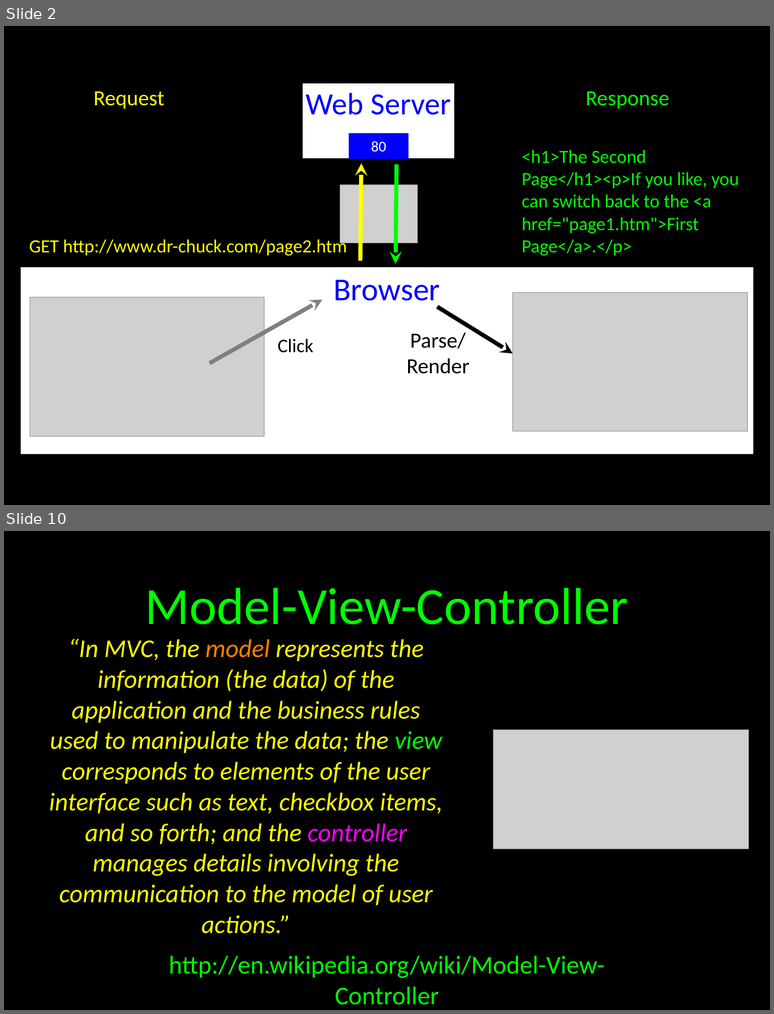
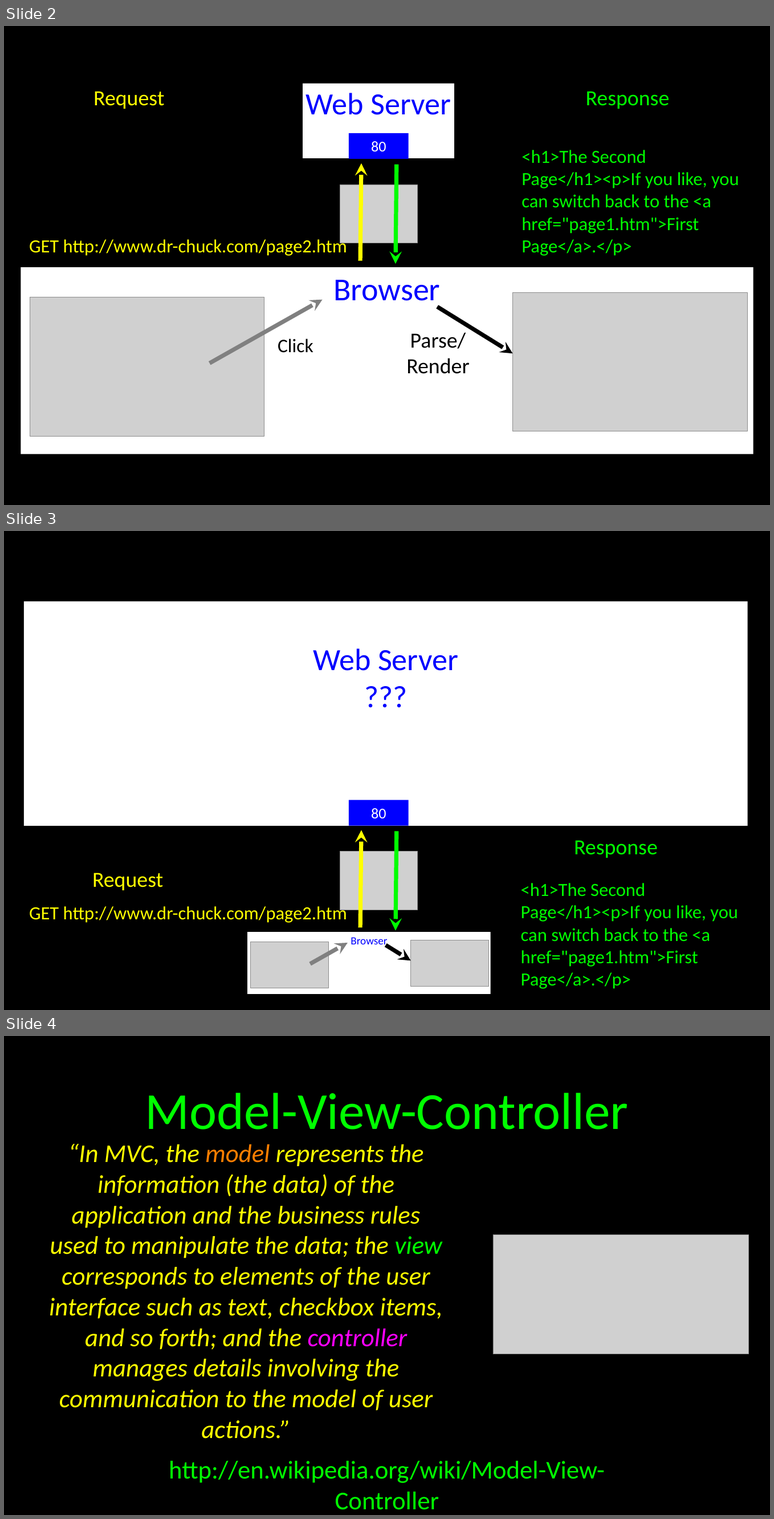
Before and after one commit to csev/dj4e, a slide deck: lectures/DJ-02-MVC.pptx. Shown one above the other, each under a label of ours: slides 2 and 10 before the commit, slides 2, 3 and 4 after it; the slides between them are not shown. The pictures are 774x1014 and 774x1519 pixels, drawn with LibreOffice and Linux fonts; fonts in the diff are those of the drawing; grey boxes stand for pictures. Boxes give left, top, right and bottom in pixels: in the first picture for what was removed or moved away, otherwise in the second. Text is boxed around its words. In the diff, an @@ line names an element or a change of style, - is before the commit and + after.

Commit message:
HTTP coverage

```diff
--- a/lectures/DJ-02-MVC.pptx
+++ b/lectures/DJ-02-MVC.pptx
@@ slide 3 added at box(4, 531, 770, 1010), background #000000 @@
@@ rectangle added at box(24, 601, 748, 826), fill #FFFFFF, 67.7 pt, text #0000FF @@
+Web Server
+???
@@ rectangle added at box(349, 800, 409, 826), fill #0000FF, 32.7 pt, text #FFFFFF @@
+80
@@ arrow added from (360, 927) to (361, 830), #FFFF00 9 pt @@
@@ arrow added from (397, 831) to (396, 931), #00FF00 9 pt @@
@@ picture added at box(340, 851, 417, 910) @@
@@ text added at box(574, 840, 658, 858), 47.2 pt, text #00FF00 @@
+Response
@@ text added at box(92, 872, 163, 890), 47.2 pt, text #FFFF00 @@
+Request
@@ text added at box(521, 883, 738, 989), 40.7 pt, text #00FF00 @@
+<h1>The Second Page</h1><p>If you like, you can switch back to the <a href="page1.htm">First Page</a>.</p>
@@ text added at box(29, 904, 347, 923), 40.7 pt, text #FFFF00 @@
+GET http://www.dr-chuck.com/page2.htm
@@ group added at box(247, 932, 491, 994): 2 pictures, 2 arrows, 1 rectangle @@
+Browser
@@ what was slide 10 is now slide 4 @@
```
Also in this commit, not shown: 6 slides removed, 8 other files.
